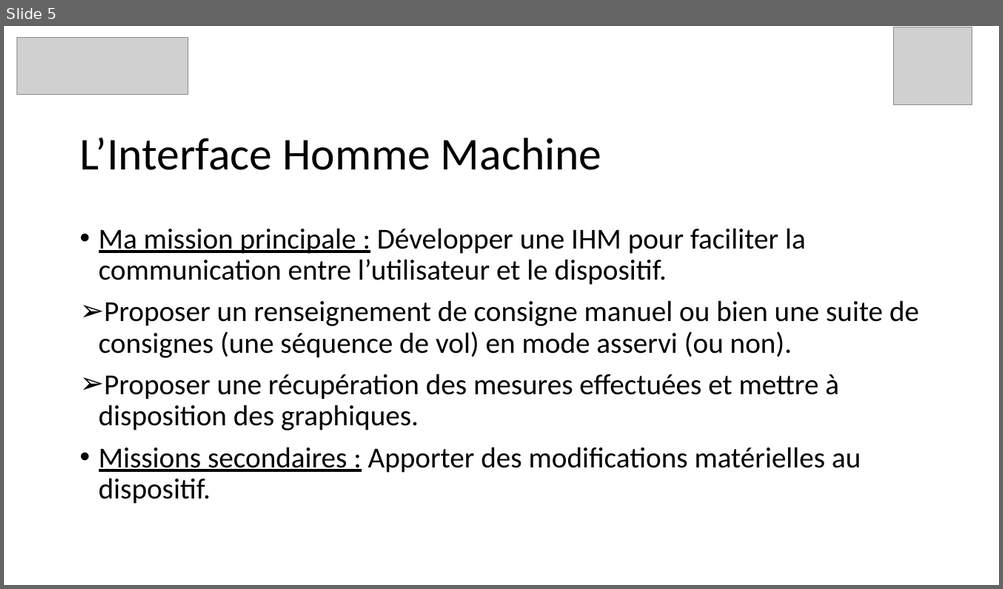
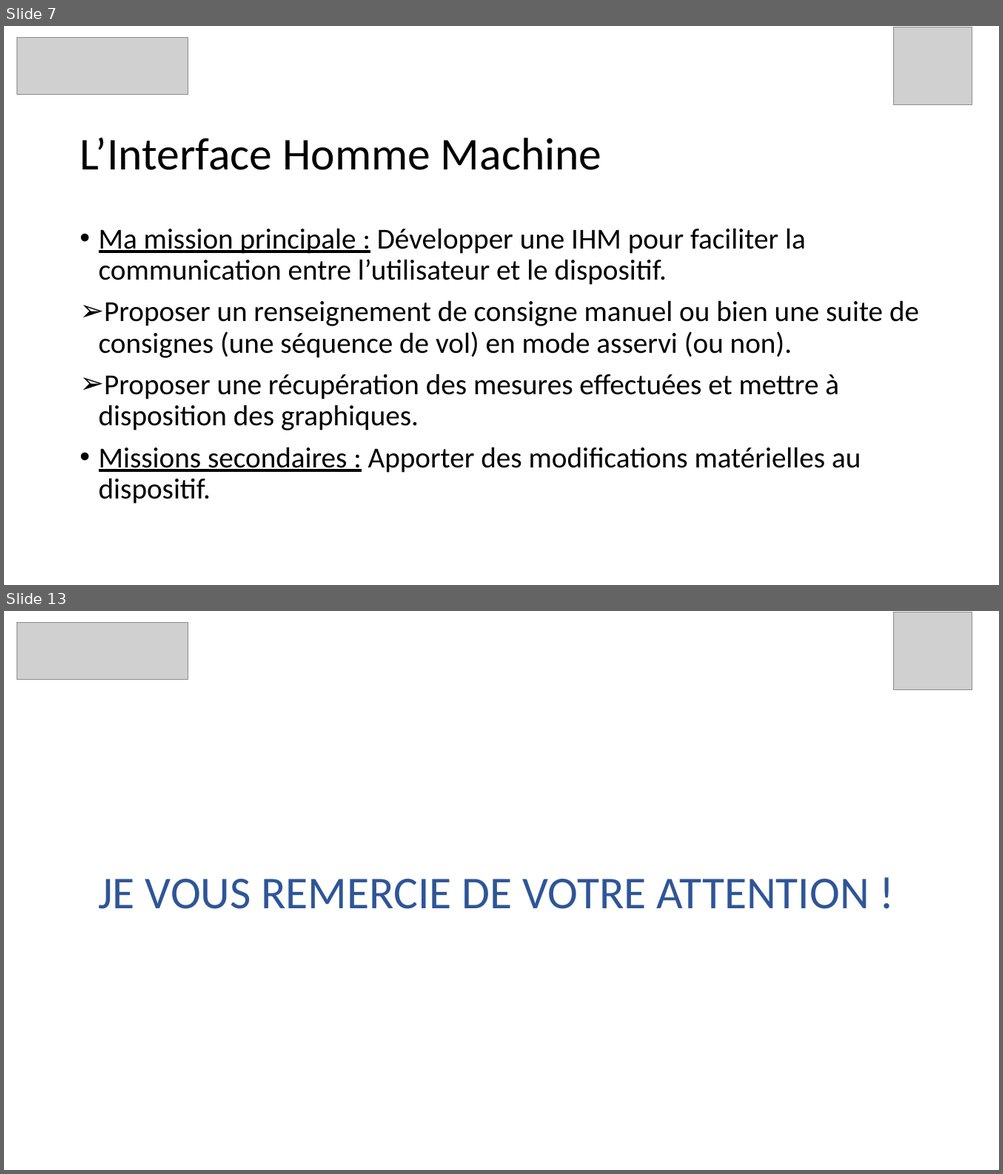
Before and after one commit to InnovationLab-EFREIParis/Stage_1DOF_DroneBench, a slide deck: 01_doc/Presentations/Dossier 2022-2023 Julien/Présentation Soutenance de stage.pptx. Shown one above the other, each under a label of ours: slide 5 before the commit, slides 7 and 13 after it; the slides between them are not shown. The pictures are 1003x589 and 1003x1174 pixels, drawn with LibreOffice and Linux fonts; fonts in the diff are those of the drawing; grey boxes stand for pictures. Boxes give left, top, right and bottom in pixels: in the first picture for what was removed or moved away, otherwise in the second. Text is boxed around its words. In the diff, an @@ line names an element or a change of style, - is before the commit and + after.

```diff
--- a/01_doc/Presentations/Dossier 2022-2023 Julien/Présentation Soutenance de stage.pptx
+++ b/01_doc/Presentations/Dossier 2022-2023 Julien/Présentation Soutenance de stage.pptx
@@ slide 13 added at [4,611,999,1170], background #FFFFFF @@
@@ picture added at [17,623,188,680] @@
@@ picture added at [893,612,972,691] @@
@@ text added at [98,879,868,909], 44 pt, text #2F5597 @@
+JE VOUS REMERCIE DE VOTRE ATTENTION !
@@ what was slide 5 is now slide 7 @@
```
Also in this commit, not shown: 2 slides changed, 6 other slides added.
